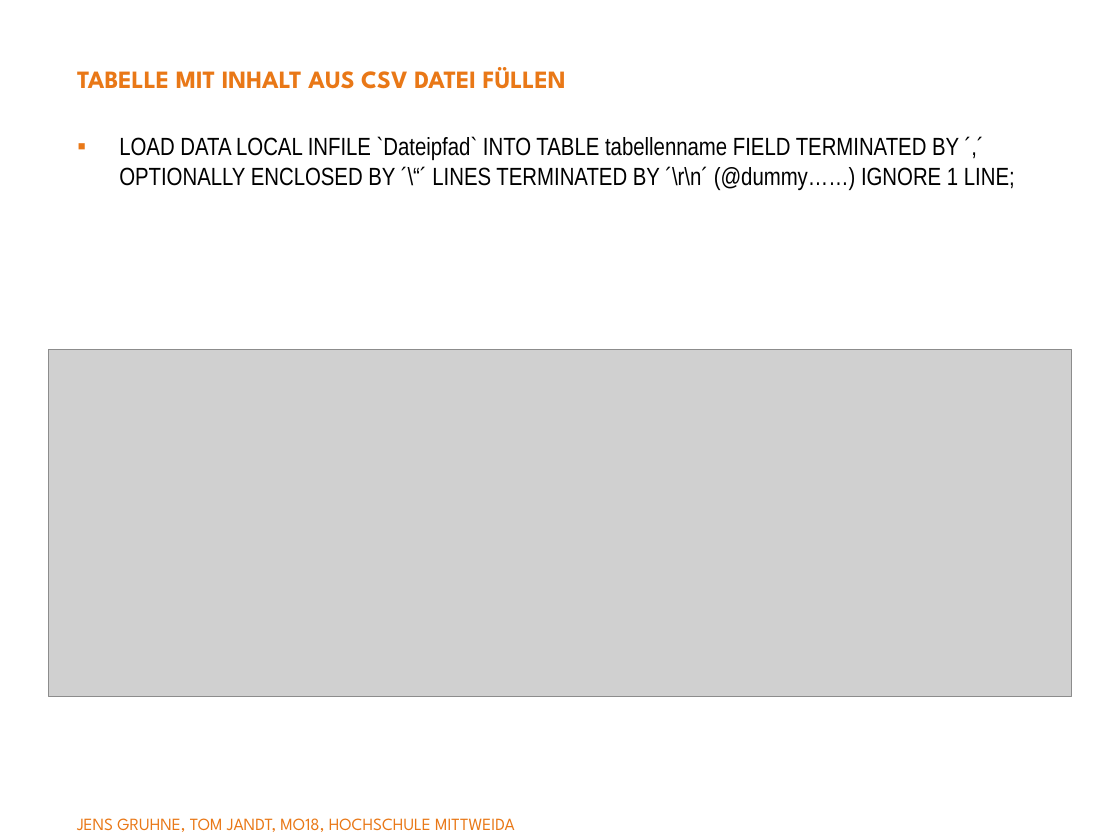
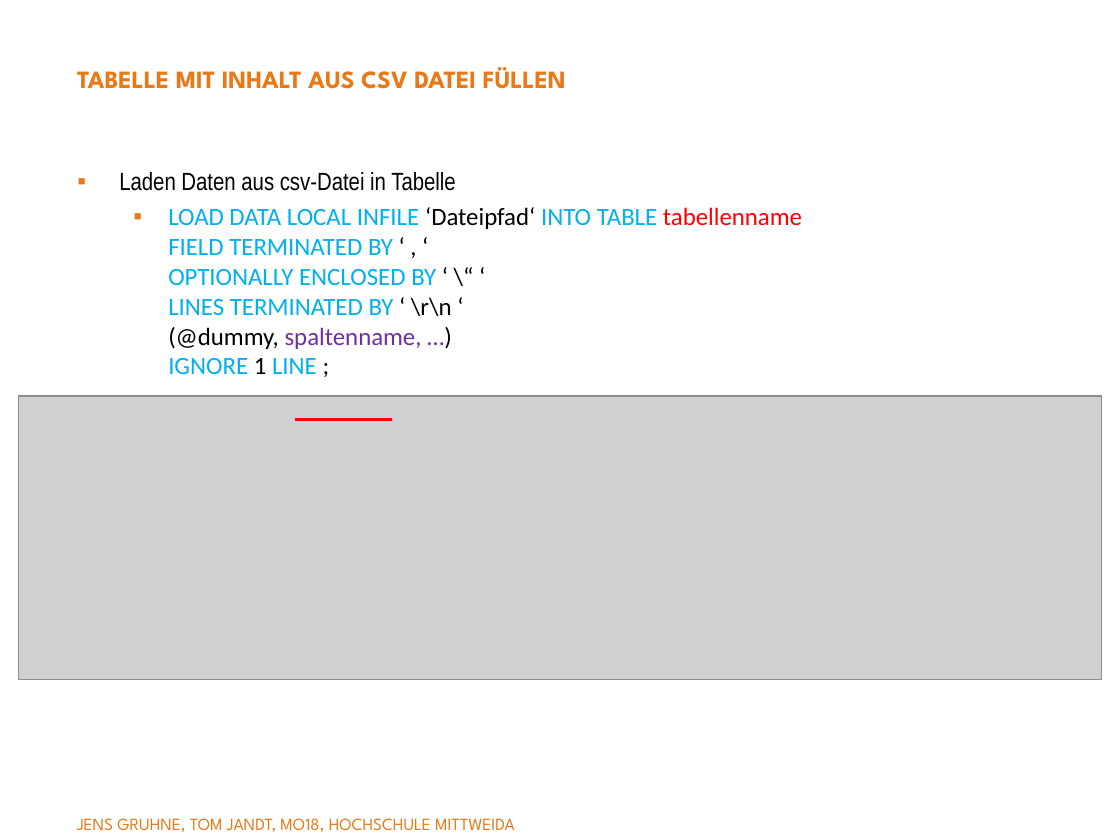
Before and after one commit to yyangg00/Semantik-Vortrag, a slide deck: slide 9 of semantik.pptx (slide 8 before the commit). Drawn at 1120x840 pixels with LibreOffice and Linux fonts; fonts in the diff are those of the drawing; grey boxes stand for pictures; background and template pictures are left out. Boxes give left, top, right and bottom in pixels: in the first picture for what was removed or moved away, otherwise in the second. Text is boxed around its words. In the diff, an @@ line names an element or a change of style, - is before the commit and + after.

```diff
--- a/semantik.pptx
+++ b/semantik.pptx
@@ text at (119,172,802,374): text changed; font Arial Narrow to Calibri; text colour #000000 to #00B0F0 @@
-▪ LOAD DATA LOCAL INFILE `Dateipfad` INTO TABLE tabellenname FIELD TERMINATED BY ´,´ OPTIONALLY ENCLOSED BY ´\“´ LINES TERMINATED BY ´\r\n´ (@dummy……) IGNORE 1 LINE;
+▪ Laden Daten aus csv-Datei in Tabelle
+  ▪ LOAD DATA LOCAL INFILE ‘Dateipfad‘ INTO TABLE tabellenname
+    FIELD TERMINATED BY ‘ , ‘
+    OPTIONALLY ENCLOSED BY ‘ \“ ‘
+    LINES TERMINATED BY ‘ \r\n ‘
+    (@dummy, spaltenname, …)
+    IGNORE 1 LINE ;
@@ picture: place and size @@
-picture at (48,349,1071,697)
+picture at (18,396,1101,680)
@@ line added from (296, 419) to (392, 419), #FF0000 2.25 pt @@
```
Also in this commit, not shown: 17 other slides changed.
